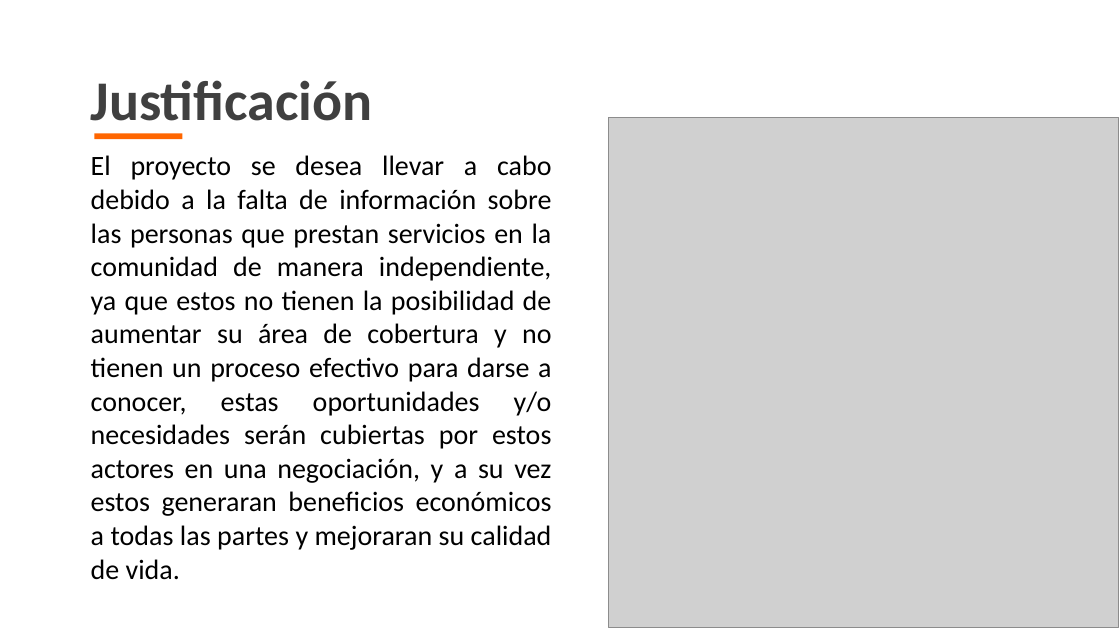
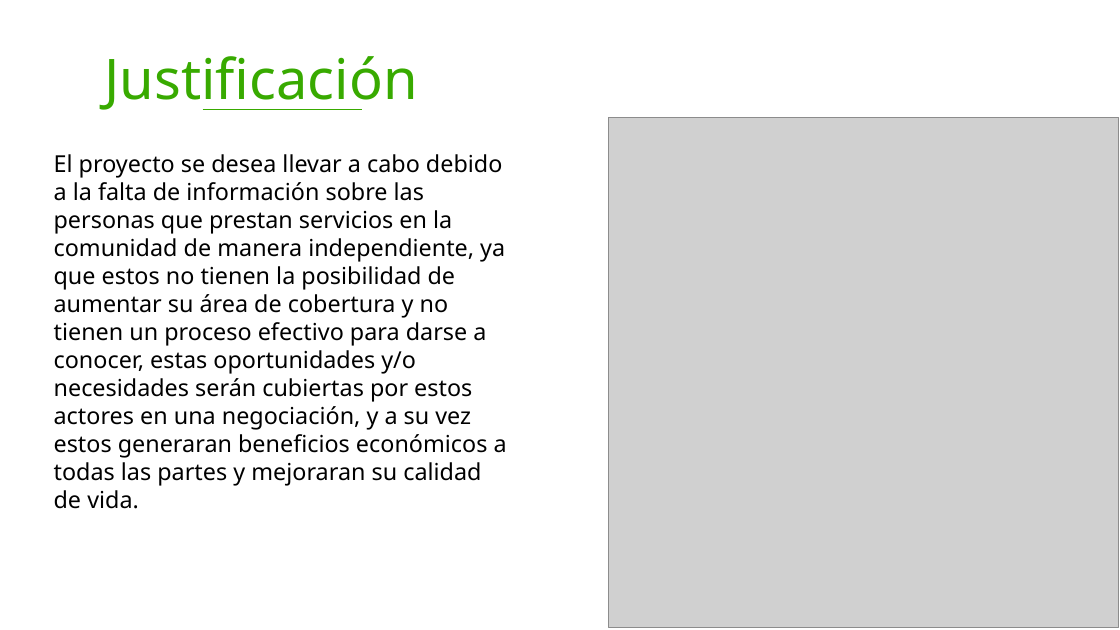
Before and after one commit to yeseniaquejada/SERVICE_MARKET, a slide deck: slide 4 of PROYECTO FORMATIVO.pptx. Drawn at 1120x630 pixels with LibreOffice and Linux fonts; fonts in the diff are those of the drawing; grey boxes stand for pictures; background and template pictures are left out. Boxes give left, top, right and bottom in pixels: in the first picture for what was removed or moved away, otherwise in the second. Text is boxed around its words. In the diff, an @@ line names an element or a change of style, - is before the commit and + after.

```diff
--- a/PROYECTO FORMATIVO.pptx
+++ b/PROYECTO FORMATIVO.pptx
@@ text "Justificación": place and size @@
-text "Justificación" at (91,80,373,121)
+text "Justificación" at (105,56,418,110)
@@ text "Justificación" at (105,56,418,110): font Calibri to Noto Sans, text colour #404040 to #38AA00, bold off; line spacing 1 to 0.9 @@
@@ line added from (202, 110) to (362, 110), #38AA00 0.5 pt @@
@@ text "El proyecto se desea llevar ...": place and size @@
-text "El proyecto se desea llevar ..." at (91,155,552,580)
+text "El proyecto se desea llevar ..." at (54,154,507,509)
@@ text "El proyecto se desea llevar ..." at (54,154,507,509): size 24 to 20 pt, font Calibri to Noto Sans; alignment justified to left @@
@@ rectangle removed at (94,134,182,139) @@
```
Also in this commit, not shown: 26 other slides changed, 2 slides added, 3 slides removed, 6 other files.
